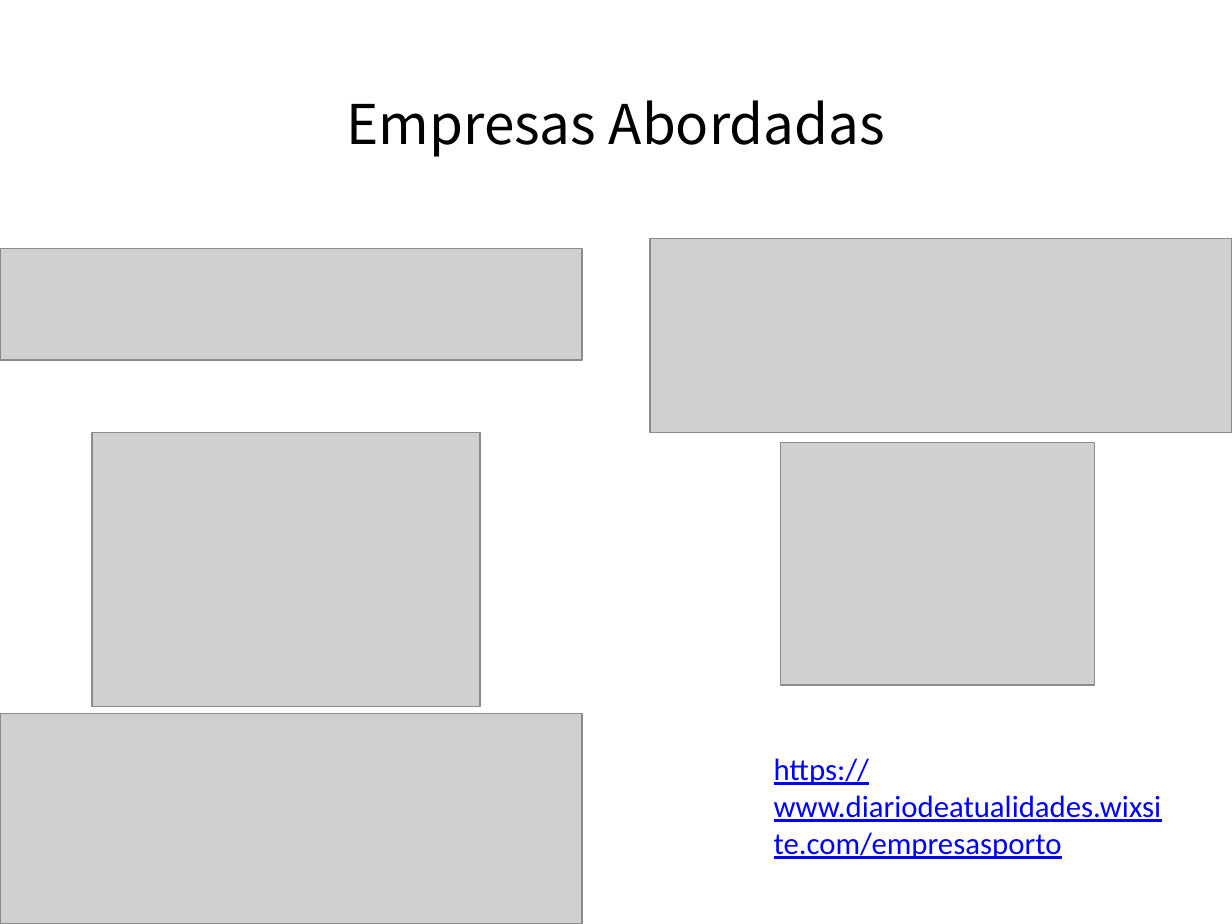
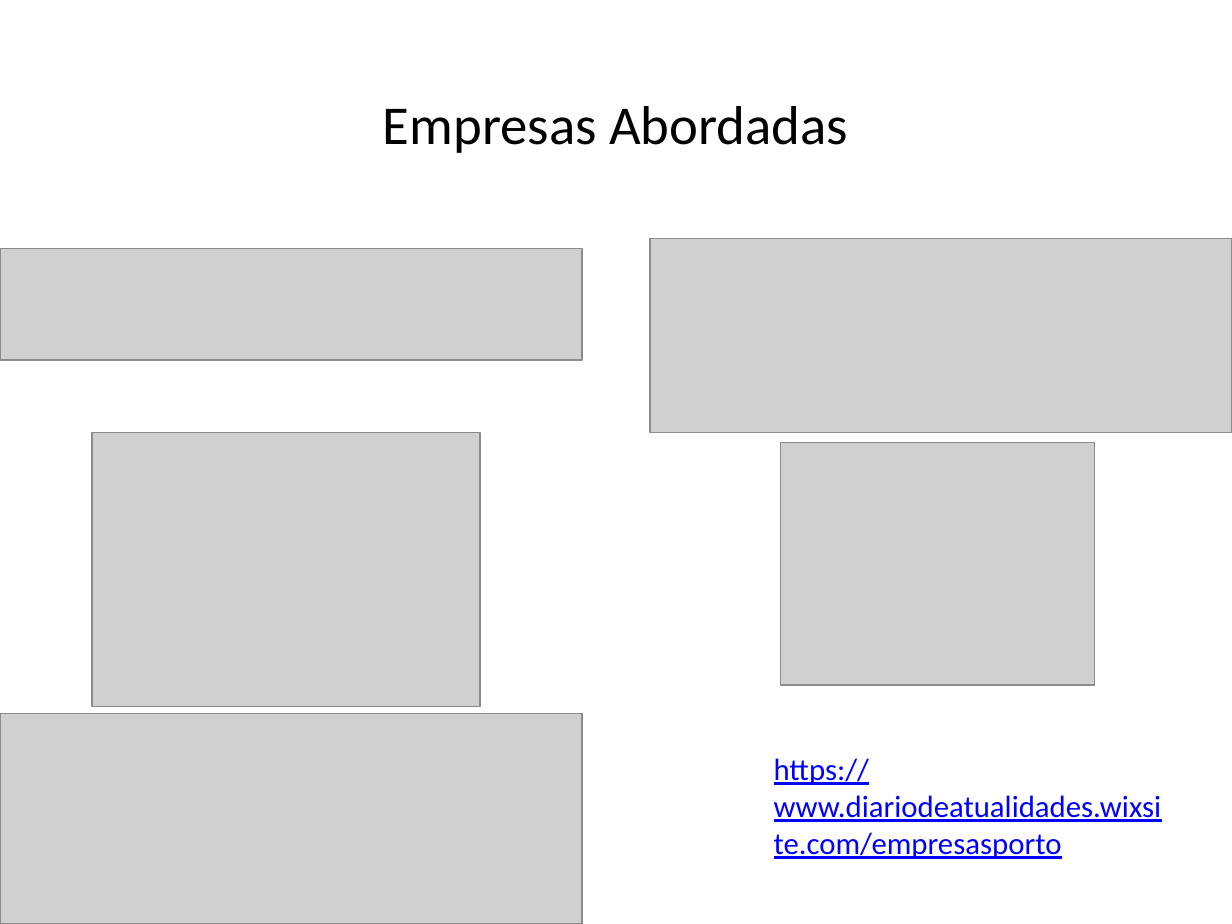
Before and after one commit to afonsoni/Micro-Projeto, a slide deck: slide 11 of 5 Principais Industrias Transformadoras do Porto.pptx (slide 5 before the commit). Drawn at 1232x924 pixels with LibreOffice and Linux fonts; fonts in the diff are those of the drawing; grey boxes stand for pictures. Boxes give left, top, right and bottom in pixels: in the first picture for what was removed or moved away, otherwise in the second. Text is boxed around its words. In the diff, an @@ line names an element or a change of style, - is before the commit and + after.

```diff
--- a/5 Principais Industrias Transformadoras do Porto.pptx
+++ b/5 Principais Industrias Transformadoras do Porto.pptx
@@ text "Empresas Abordadas" at (x1=383, y1=106, x2=848, y2=153): font Noto Sans CJK SC to Calibri @@
```
Also in this commit, not shown: 4 other slides changed, 6 slides added.
